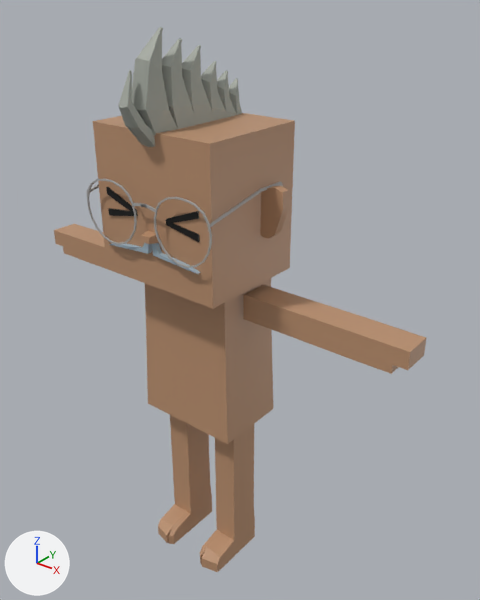
One commit to the FBX model mustachiorascals/fbx/08a411d5-9fa1-49b5-86df-dca228defa06.fbx: the scene before it, then after it.
Before and after are seen from a camera (50 mm lens) standing at (0.0227, -0.0243, 0.0338) and looking at (0.0016, 0.0021, 0.0174). Arrows for +X, +Y and +Z are at lower left; the lights stay in place. Where no turn or scale is listed for an object, it has been applied to the vertices.

Names of what the first picture shows: 'e_3', 'ew_round_2', 'eye_6', 'h_mohawk', 'mustachio_arms', 'mustachio_body', 'mustachio_head', 'mustachio_legs'.
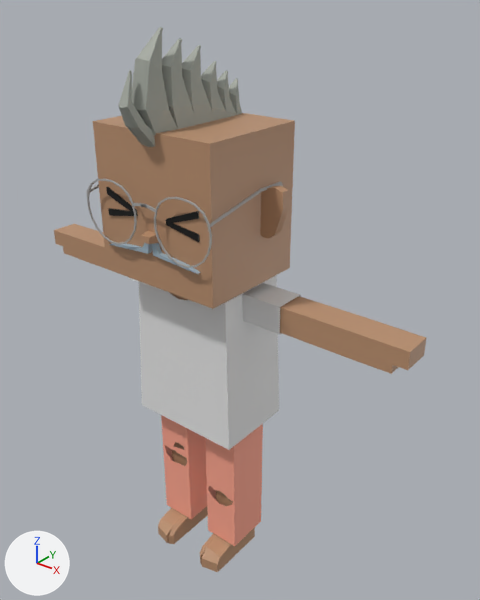
The change, as JSON lines over the scene's bpy script:
```json
{"op": "add", "block": "mat_upper_garment_1", "code": ["mat_upper_garment_1 = principled_material('upper_garment_1')", "mat_upper_garment_1.base_color = (0.8, 0.8, 0.8)  # white #e7e7e7"]}
{"op": "add", "block": "mat_lower_garment", "code": ["mat_lower_garment = principled_material('lower_garment')", "mat_lower_garment.base_color = (1.0, 0.388, 0.278)  # beige #ffa790"]}
{"op": "add", "block": "me_mesh_011", "code": ["me_mesh_011 = bpy.data.meshes.new('Mesh.011')", "me_mesh_011.from_pydata(...)  # 24 vertices, 18 faces; spans x -0.00561..0.00561, y 0.00027..0.00209, z 0.01737..0.01893", "me_mesh_011.materials.append(mat_upper_garment_1)  # white #e7e7e7"]}
{"op": "add", "block": "me_mesh_010", "code": ["me_mesh_010 = bpy.data.meshes.new('Mesh.010')", "me_mesh_010.from_pydata(...)  # 230 vertices, 212 faces; spans x -0.00349..0.00349, y -0.0013..0.00353, z 0.00994..0.01894", "me_mesh_010.materials.append(mat_upper_garment_1)  # white #e7e7e7"]}
{"op": "add", "block": "me_mesh_003_1", "code": ["me_mesh_003_1 = bpy.data.meshes.new('Mesh.003')", "me_mesh_003_1.from_pydata(...)  # 277 vertices, 244 faces; spans x -0.00297..0.00299, y -0.00021..0.00257, z 0.0014..0.01069", "me_mesh_003_1.materials.append(mat_lower_garment)  # beige #ffa790"]}
{"op": "add", "block": "ob_c_shirt_2", "code": ["ob_c_shirt_2 = bpy.data.objects.new('c_shirt_2', me_mesh_011)", "ob_c_shirt_2.location = (0.0, 0.0, 0.0)"]}
{"op": "add", "block": "ob_c_shirt_1", "code": ["ob_c_shirt_1 = bpy.data.objects.new('c_shirt_1', me_mesh_010)", "ob_c_shirt_1.location = (0.0, 0.0, 0.0)"]}
{"op": "add", "block": "ob_c_rippedjeans", "code": ["ob_c_rippedjeans = bpy.data.objects.new('c_rippedjeans', me_mesh_003_1)", "ob_c_rippedjeans.location = (0.0, 0.0, 0.0)"]}
```

Pixel boxes [x1, y1, x2, y2] of what changed, in the pictures (480 x 600 px):
```json
{"object": "c_shirt_1", "change": "added", "after": [139, 275, 279, 450]}
{"object": "c_rippedjeans", "change": "added", "after": [161, 415, 263, 546]}
{"object": "c_shirt_2", "change": "added", "after": [128, 277, 301, 334]}
{"object": "mustachio_body", "change": "unchanged, covered by the edit", "before": [145, 278, 273, 444], "after": [170, 293, 188, 300]}
{"object": "mustachio_legs", "change": "unchanged, covered by the edit", "before": [158, 415, 255, 572], "after": [158, 442, 255, 572]}
```
